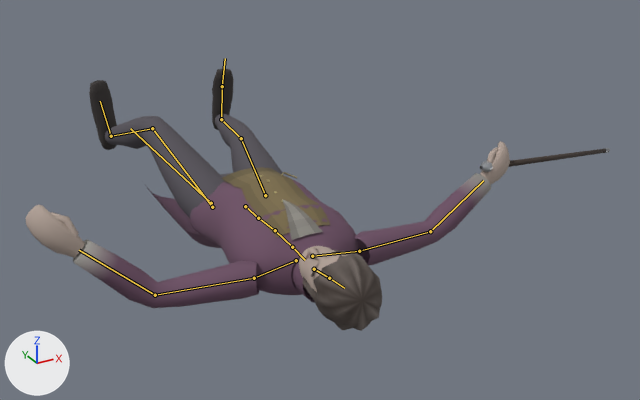
An edit to the glTF model assets/models/characters/breeze.glb, drawn before and after from the same camera.
Camera for both pictures: a camera (50 mm lens) standing at (-1.11, -2.86, 1.34) and looking at (0.32, -0.25, 0.04). Every picture has the same lights, and +X, +Y and +Z are marked at lower left. The picture after the commit comes second. Both versions are drawn at frame 31 of the action 'die'; the numbers are the values there. The bones that change, and the others that lie on the model, are drawn over the model as lines.

The first picture shows 'Breeze'.
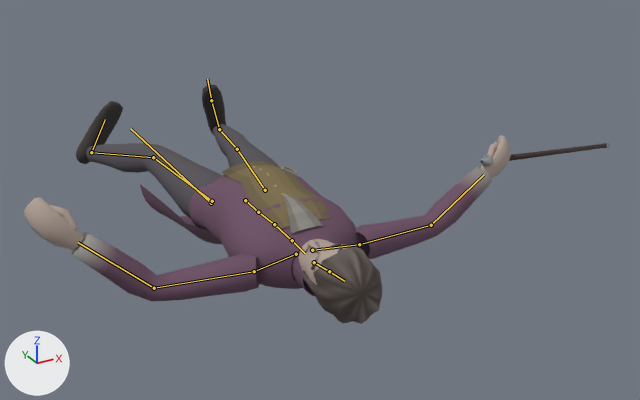
Pixel boxes [x1, y1, x2, y2] of what changed, in the pictures (640 x 400 px):
'Breeze', posed (9% shorter): before [25, 69, 610, 331]; after [24, 85, 611, 324]
bone 'Hips', root to tip: before (245, 206) to (258, 218); after (245, 200) to (258, 212)
bone 'RightUpperLeg', root to tip: before (265, 195) to (241, 138); after (265, 190) to (237, 149)
bone 'RightLowerLeg', root to tip: before (241, 138) to (221, 119); after (237, 149) to (219, 129)
bone 'RightFoot', root to tip: before (221, 119) to (222, 86); after (219, 129) to (211, 100)
bone 'LeftUpperLeg', root to tip: before (212, 207) to (152, 128); after (212, 201) to (153, 157)
bone 'LeftLowerLeg', root to tip: before (152, 128) to (111, 136); after (153, 157) to (91, 152)
bone 'LeftFoot', root to tip: before (111, 136) to (100, 101); after (91, 152) to (105, 119)

The edits, one by one:
Bone 'Hips' (bone_hips) moves from (0.0, -0.856, -0.318) to (0.0, -0.834, -0.318).
Bone 'RightUpperLeg' (bone_rightupperleg) turns from (8, 1, -12) to (-1, -15, -10) degrees about its own x, y and z.
Bone 'RightLowerLeg' (bone_rightlowerleg) turns from (-12, 0, 0) to (-4, 0, 0) degrees about its own x, y and z.
Bone 'RightFoot' (bone_rightfoot) turns from (25, 1, 1) to (38, 1, 1) degrees about its own x, y and z.
Bone 'LeftUpperLeg' (bone_leftupperleg) turns from (24, -4, 8) to (3, 35, 10) degrees about its own x, y and z.
Bone 'LeftLowerLeg' (bone_leftlowerleg) turns from (-40, 0, 0) to (-14, 0, 0) degrees about its own x, y and z.
Bone 'LeftFoot' (bone_leftfoot) turns from (25, -1, -1) to (34, -1, -1) degrees about its own x, y and z.
